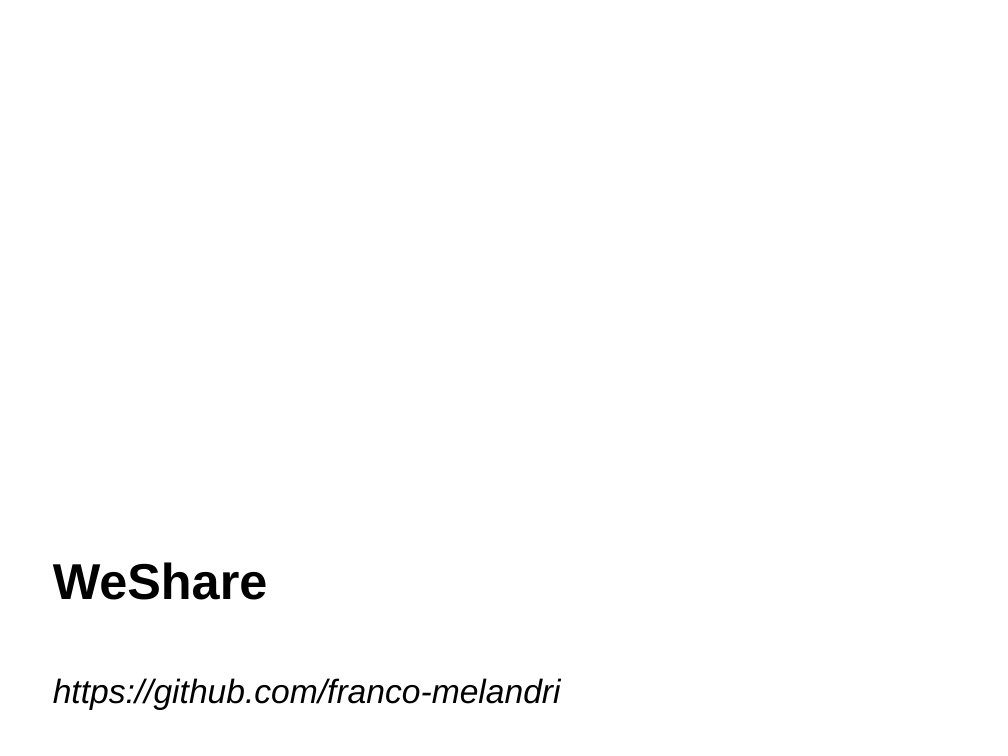
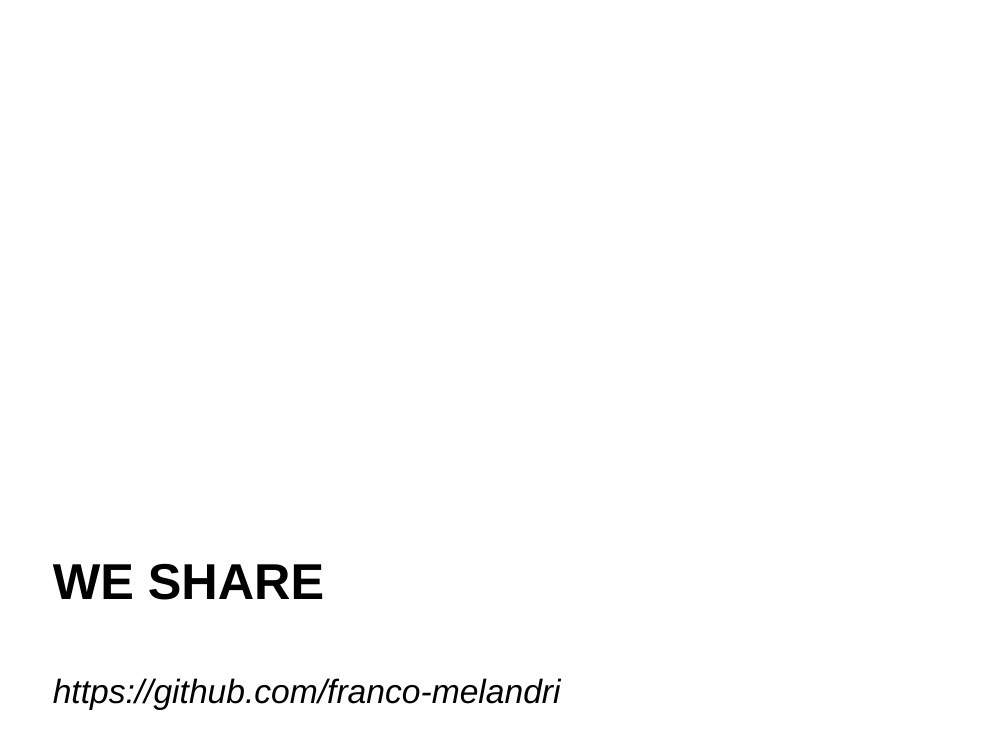
Before and after one commit to franco-melandri/SOLID, a slide deck: slide 1 of docs/solid.pptx. Drawn at 1008x756 pixels with LibreOffice and Linux fonts; fonts in the diff are those of the drawing; background and template pictures are left out. Boxes give left, top, right and bottom in pixels: in the first picture for what was removed or moved away, otherwise in the second. Text is boxed around its words. In the diff, an @@ line names an element or a change of style, - is before the commit and + after.

```diff
--- a/docs/solid.pptx
+++ b/docs/solid.pptx
@@ text at [53,563,324,600]: text changed @@
-WeShare
+WE SHARE
```
Also in this commit, not shown: 17 other files.
